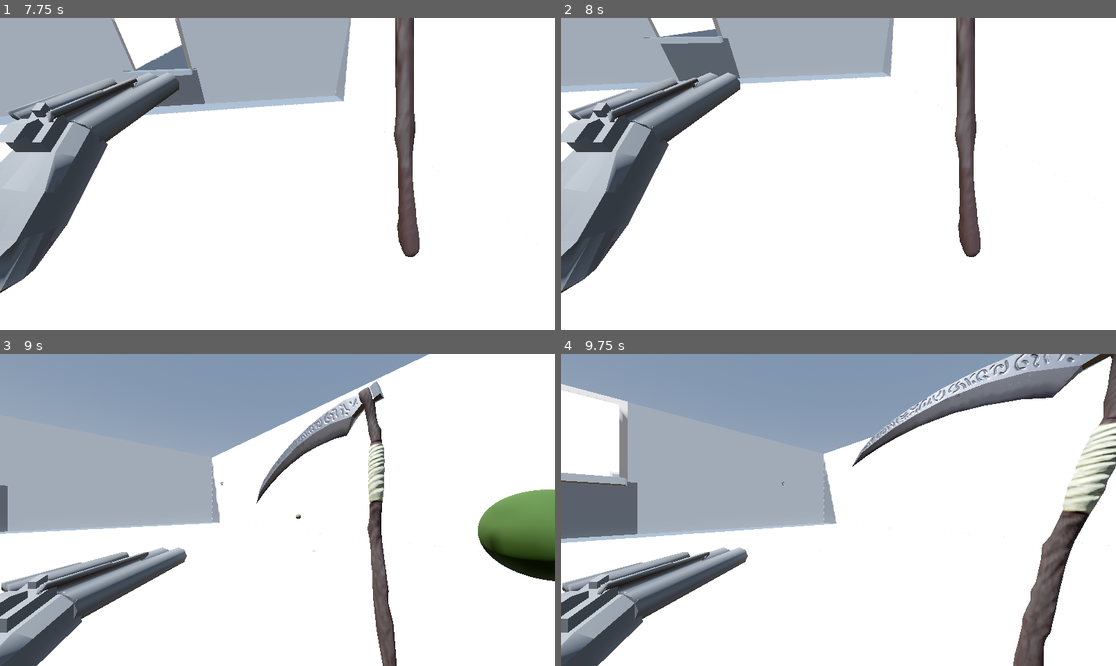
Above: before the commit, frames 1-4 (two rows, left to right).
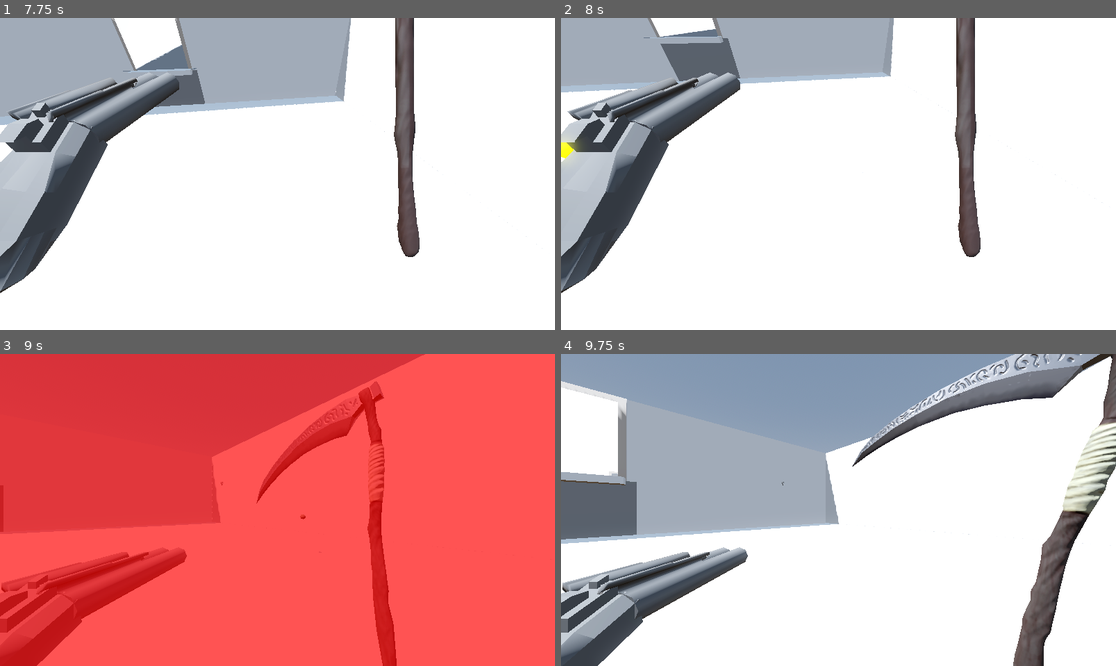
Above: after the commit, the same moments.

Repository: SeminixDev/pandora-boomer-shooter
Game: Godot game, scene res://World/world.tscn
Two runs of this game, one before a commit and one after it. Both use one fixed random seed, a clock stepped at 60 frames per second and the inputs below.
Inputs:
- Up to frame 1 (7.75 s): hold S (down2) 0.53-1.28 s; hold Up (up1) 0.53-2.03 s; tap A (left2) at 1.35, 4.35, 7.35 s; hold D (right2) 2.03-2.78 s; hold Left (left1) 2.03-3.53 s; tap W (up2) at 2.85, 5.85 s; hold Down (down1) 3.53-4.28 s; hold S (down2) 3.53-4.28 s; hold Right (right1) 4.28-5.03 s; hold Up (up1) 5.03-5.78 s; hold D (right2) 5.03-5.78 s; hold Right (right1) from 5.78 s (still down); hold S (down2) 6.53-7.28 s
- Up to frame 2 (8 s): keep holding Right (right1)
- Up to frame 3 (9 s): release Right (right1) at 8.03 s; hold Down (down1) 8.03-8.78 s; hold D (right2) 8.03-8.78 s; hold Left (left1) from 8.78 s (still down); tap W (up2) at 8.85 s
- Up to frame 4 (9.75 s): release Left (left1) at 9.53 s; hold Up (up1) from 9.53 s (still down); hold S (down2) from 9.53 s (still down)

Frame 1 is identical in both runs. In frame 2, 0.1% of the frame differs, in the area x 0-4%, y 38-45%; in frame 3, 100%, in the area x 0-100%, y 0-100%; in frame 4, 0.7%.

Commit message:
Fiend enemy done

Diff:
--- /dev/null
+++ b/Enemy/fiend_enemy.gd
@@ -0,0 +1,75 @@
+class_name FiendEnemy extends BaseEnemy
+
+@export_group("Fiend Combat")
+@export var preferred_range: float = 12.0
+@export var stop_range: float = 8.0 # Won't get closer than this
+@export var attack_cooldown: float = 2.5
+@export var fireball_scene: PackedScene
+
+@onready var spawn_marker: Marker3D = %BulletSpawnMarker
+var time_since_last_attack: float = 0.0
+
+func _process_behavior(delta: float) -> void:
+	time_since_last_attack += delta
+
+	match current_state:
+		State.IDLE:
+			if target: current_state = State.CHASE
+
+		State.CHASE:
+			if not target:
+				current_state = State.IDLE
+				return
+
+			face_target(delta)
+			var dist = global_position.distance_to(target.global_position)
+
+			# Movement Logic
+			if dist > preferred_range:
+				var dir = global_position.direction_to(target.global_position).normalized()
+				velocity.x = move_toward(velocity.x, dir.x * speed, acceleration * delta)
+				velocity.z = move_toward(velocity.z, dir.z * speed, acceleration * delta)
+			elif dist < stop_range:
+				# Back away slowly
+				var dir = target.global_position.direction_to(global_position).normalized()
+				velocity.x = move_toward(velocity.x, dir.x * (speed * 0.5), acceleration * delta)
+				velocity.z = move_toward(velocity.z, dir.z * (speed * 0.5), acceleration * delta)
+			else:
+				# Stop and hold ground
+				velocity.x = move_toward(velocity.x, 0, friction * delta)
+				velocity.z = move_toward(velocity.z, 0, friction * delta)
+
+			# Attack Logic
+			if time_since_last_attack >= attack_cooldown:
+				start_attack()
+
+		State.ATTACK:
+			velocity.x = move_toward(velocity.x, 0, friction * delta)
+			velocity.z = move_toward(velocity.z, 0, friction * delta)
+			face_target(delta)
+
+func start_attack() -> void:
+	current_state = State.ATTACK
+	time_since_last_attack = 0.0
+
+	# If you have a casting animation, play it here and call shoot_fireball() via animation
+	# For now, we use a timer as a placeholder for an animation
+	await get_tree().create_timer(0.5).timeout
+	if current_state == State.ATTACK: # Ensure not stunned or dead
+		shoot_fireball()
+		finish_attack()
+
+func shoot_fireball() -> void:
+	if not fireball_scene or not target: return
+
+	var fireball = fireball_scene.instantiate()
+	get_tree().current_scene.add_child(fireball)
+
+	fireball.global_position = spawn_marker.global_position
+	var aim_target = target.global_position
+	aim_target = Vector3(aim_target.x, global_position.y, aim_target.z)
+	var shoot_dir = spawn_marker.global_position.direction_to(aim_target)
+	fireball.set_direction(shoot_dir)
+
+func finish_attack() -> void:
+	current_state = State.CHASE
--- /dev/null
+++ b/Enemy/fiend_enemy.tscn
@@ -0,0 +1,24 @@
+[gd_scene format=3 uid="uid://kmboh0cmf6mb"]
+
+[ext_resource type="PackedScene" uid="uid://dshhth2hutp67" path="res://Enemy/base_enemy.tscn" id="1_bw536"]
+[ext_resource type="Script" uid="uid://cqclok0uwgijo" path="res://Enemy/fiend_enemy.gd" id="2_cpwag"]
+[ext_resource type="PackedScene" uid="uid://3j4jqd73qq5e" path="res://Enemy/fiend_fireball.tscn" id="3_3j71v"]
+
+[sub_resource type="StandardMaterial3D" id="StandardMaterial3D_3j71v"]
+albedo_color = Color(0.8235294, 0, 0, 1)
+
+[sub_resource type="CylinderMesh" id="CylinderMesh_woqbv"]
+material = SubResource("StandardMaterial3D_3j71v")
+
+[node name="Fiend" unique_id=2141865840 instance=ExtResource("1_bw536")]
+script = ExtResource("2_cpwag")
+preferred_range = 12.0
+stop_range = 8.0
+attack_cooldown = 2.5
+fireball_scene = ExtResource("3_3j71v")
+
+[node name="BulletSpawnMarker" parent="." index="2" unique_id=1461186589]
+transform = Transform3D(1, 0, 0, 0, 1, 0, 0, 0, 1, 0, 0.1797474, -0.96174437)
+
+[node name="MeshInstance3D" parent="." index="4" unique_id=1751315410]
+mesh = SubResource("CylinderMesh_woqbv")
--- /dev/null
+++ b/Enemy/fiend_fireball.tscn
@@ -0,0 +1,27 @@
+[gd_scene format=3 uid="uid://3j4jqd73qq5e"]
+
+[ext_resource type="PackedScene" uid="uid://c5o66lq5ohpk7" path="res://Weapons/bullet.tscn" id="1_kqdym"]
+
+[sub_resource type="StandardMaterial3D" id="StandardMaterial3D_kqdym"]
+albedo_color = Color(0.858994, 0.30521297, 0, 1)
+emission_enabled = true
+emission = Color(1, 0.43529412, 0, 1)
+emission_energy_multiplier = 10.0
+disable_receive_shadows = true
+
+[sub_resource type="SphereMesh" id="SphereMesh_i4p84"]
+material = SubResource("StandardMaterial3D_kqdym")
+
+[sub_resource type="SphereShape3D" id="SphereShape3D_xd2vp"]
+
+[node name="FiendFireball" unique_id=1594382983 instance=ExtResource("1_kqdym")]
+transform = Transform3D(0.6, 0, 0, 0, 0.6, 0, 0, 0, 0.6, 0, 0, 0)
+collision_layer = 512
+collision_mask = 3
+speed = 20.0
+
+[node name="MeshInstance3D" parent="." index="0" unique_id=85184324]
+mesh = SubResource("SphereMesh_i4p84")
+
+[node name="CollisionShape3D" parent="." index="1" unique_id=1272254569]
+shape = SubResource("SphereShape3D_xd2vp")
--- a/Enemy/ghoul_enemy.gd
+++ b/Enemy/ghoul_enemy.gd
@@ -1,7 +1,7 @@
 class_name GhoulEnemy extends BaseEnemy
 
 @export_group("Ghoul Attack")
-@export var attack_range: float = 3.0
+@export var attack_range: float = 3.5
 @export var attack_damage: int = 15
 @export var attack_cooldown: float = 1.5
 
@@ -64,5 +64,5 @@
 
 func _on_attack_hitbox_body_entered(body: Node3D) -> void:
 	if body.has_method("take_damage") and body is Player:
+		attack_hitbox.set_deferred("monitoring", false)
 		body.take_damage(attack_damage)
-		attack_hitbox.monitoring = false
--- a/Enemy/ghoul_enemy.tscn
+++ b/Enemy/ghoul_enemy.tscn
@@ -70,7 +70,7 @@
 "times": PackedFloat32Array(0, 0.1, 0.3, 0.4),
 "transitions": PackedFloat32Array(1, 1, 1, 1),
 "update": 0,
-"values": [Vector3(0, 0, 0), Vector3(0, 0, 0.2), Vector3(-0.47, 0, -2), Vector3(0, 0, 0)]
+"values": [Vector3(0, 0, 0), Vector3(0, 0, 0.2), Vector3(-0.47, 0, -3), Vector3(0, 0, 0)]
 }
 tracks/1/type = "value"
 tracks/1/imported = false
@@ -125,7 +125,7 @@
 
 [node name="Ghoul" unique_id=2141865840 instance=ExtResource("1_xscih")]
 script = ExtResource("2_mty0q")
-attack_range = 3.0
+attack_range = 3.5
 attack_damage = 15
 attack_cooldown = 1.5
 
--- a/World/world.tscn
+++ b/World/world.tscn
@@ -2,6 +2,7 @@
 
 [ext_resource type="PackedScene" uid="uid://bf5eg8wvt0fvu" path="res://Player/player.tscn" id="1_62w18"]
 [ext_resource type="PackedScene" uid="uid://kpirgxt8ghgc" path="res://Enemy/ghoul_enemy.tscn" id="2_j8job"]
+[ext_resource type="PackedScene" uid="uid://kmboh0cmf6mb" path="res://Enemy/fiend_enemy.tscn" id="3_3f78f"]
 [ext_resource type="PackedScene" uid="uid://btxa0o25fwpub" path="res://Models/Mausoleum.glb" id="3_j8job"]
 
 [sub_resource type="ProceduralSkyMaterial" id="ProceduralSkyMaterial_fj7yv"]
@@ -54,6 +55,18 @@
 [node name="Ghoul5" parent="Enemies" unique_id=1312230064 instance=ExtResource("2_j8job")]
 transform = Transform3D(1, 0, 0, 0, 1, 0, 0, 0, 1, 33.175694, -2.1205542, -2.521579)
 
+[node name="Fiend" parent="Enemies" unique_id=1432589674 instance=ExtResource("3_3f78f")]
+transform = Transform3D(1, 0, 0, 0, 1, 0, 0, 0, 1, 28.968037, -2, 9.266079)
+
+[node name="Fiend2" parent="Enemies" unique_id=1878183636 instance=ExtResource("3_3f78f")]
+transform = Transform3D(1, 0, 0, 0, 1, 0, 0, 0, 1, 29.323244, -2, 4.915812)
+
+[node name="Fiend3" parent="Enemies" unique_id=92895107 instance=ExtResource("3_3f78f")]
+transform = Transform3D(1, 0, 0, 0, 1, 0, 0, 0, 1, 24.846184, -2, 1.0407286)
+
+[node name="Fiend4" parent="Enemies" unique_id=342559715 instance=ExtResource("3_3f78f")]
+transform = Transform3D(1, 0, 0, 0, 1, 0, 0, 0, 1, 22.846184, -2, 6.0407286)
+
 [node name="Environment" type="Node" parent="." unique_id=2127158984]
 
 [node name="Mausoleum" parent="Environment" unique_id=1984913397 instance=ExtResource("3_j8job")]
Not shown, added: Enemy/fiend_enemy.gd.uid
